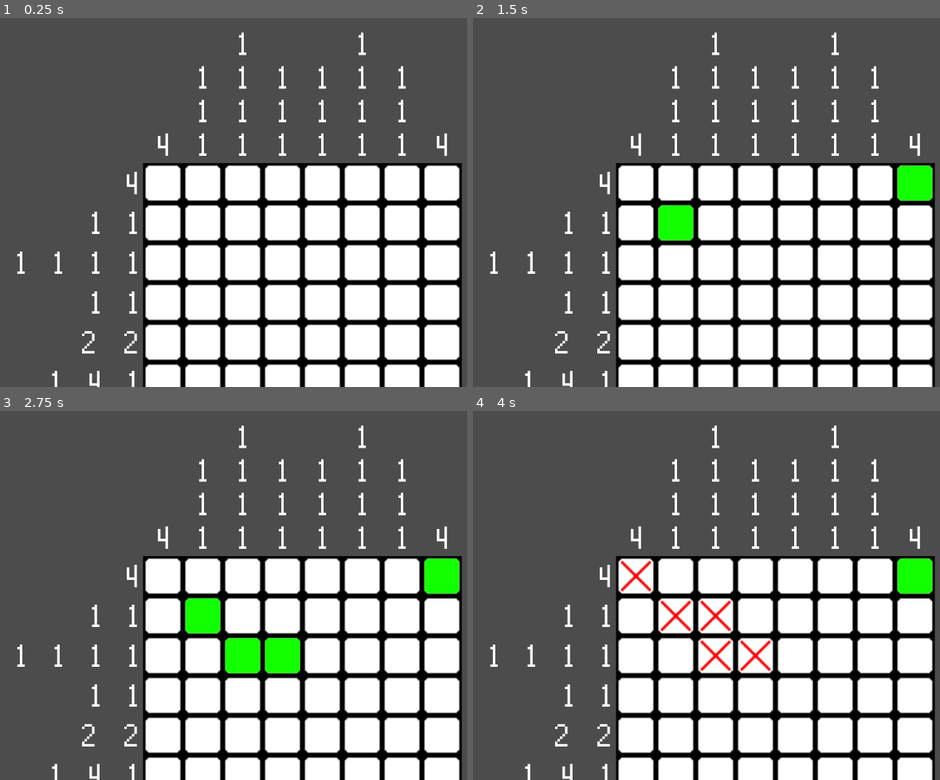
Above: before the commit, frames 1-4 (two rows, left to right).
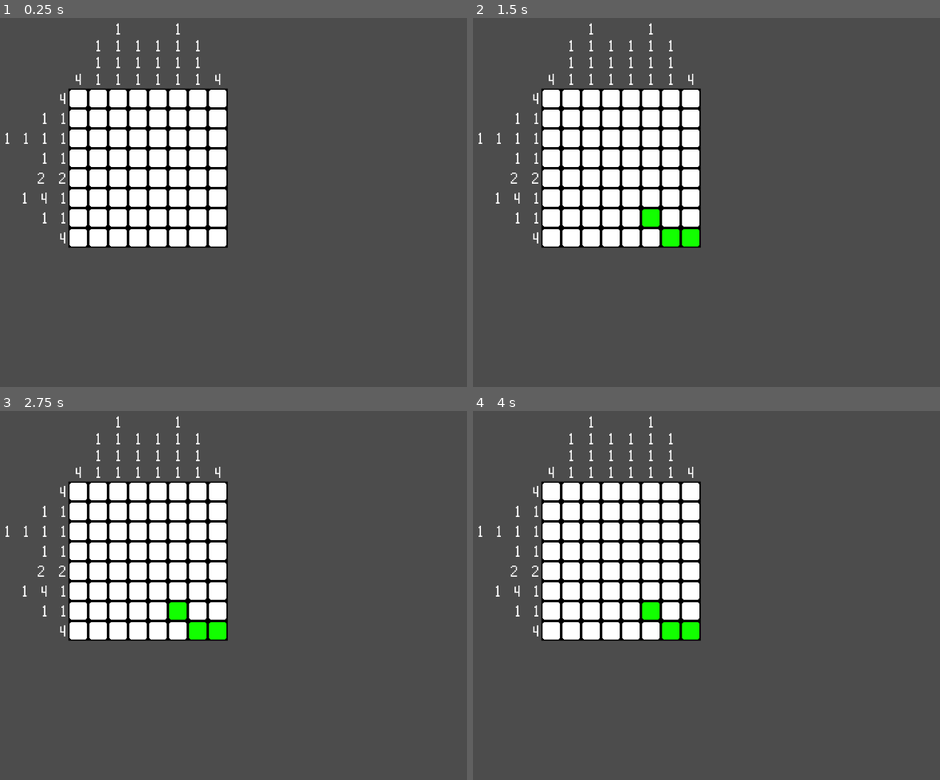
Above: after the commit, the same moments.

Repository: AndrewWilkinson88/LudumDare51
Game: Godot game, scene res://picross/picross.tscn
Two runs of this game, one before a commit and one after it. Both use one fixed random seed, a clock stepped at 60 frames per second and the inputs below.
Inputs (mouse positions are in pixels of both pictures, inside the frame that each line leads up to):
- Up to frame 1 (0.25 s): no input
- Up to frame 2 (1.5 s): tap Enter at 0.5 s; move the mouse to (925, 180) at 0.52 s; click (925, 180) at 0.67 s; tap Space at 1.25 s; drag from (659, 220) to (753, 276) at 1.27 s
- Up to frame 3 (2.75 s): tap Enter at 2 s; move the mouse to (378, 510) at 2.02 s; click (378, 510) at 2.17 s
- Up to frame 4 (4 s): tap Space at 2.75 s; drag from (753, 669) to (594, 536) at 2.77 s; tap Enter at 3.5 s; move the mouse to (outside the picture) at 3.52 s; click (outside the picture) at 3.67 s

The runs differ from the first frame. In frame 1, 52% of the frame differs, in the area x 1-99%, y 1-100%; in frame 2, 52%; in frame 3, 52%; in frame 4, 52%.

Commit message:
Picross now winnable.

Diff:
--- a/picross/PicrossCell.gd
+++ b/picross/PicrossCell.gd
@@ -36,9 +36,11 @@
 	return curState
 
 func setState(cellState):
+	if(curState == cellState):
+		return false
 	curState = cellState
 	setOverlay(curState)
-	pass
+	return true
 
 func setOverlay(cellState ):
 	if(cellState == CELL_STATE.UNDEFINED):
--- a/picross/picross.gd
+++ b/picross/picross.gd
@@ -17,8 +17,8 @@
 var font : DynamicFont
 
 #Holds the Y and X picross arrays.  IE if the image were 0011001100 the array would hold (2,2)
-var curPuzzlePicrossY
-var curPuzzlePicrossX
+var columnPicrossValues
+var rowPicrossValues
 
 var picrossField
 
@@ -26,10 +26,16 @@
 var puzzleWidth :int
 var puzzleHeight :int
 
+var columnCorrectness
+var rowCorrectness
+
+var columnLabels
+var rowLabels
+
 # Called when the node enters the scene tree for the first time.
 func _ready():
-	self.scale.x = 2
-	self.scale.y = 2
+	self.scale.x = 1
+	self.scale.y = 1
 	font = DynamicFont.new()
 	font.font_data = load("res://fonts/rainyhearts.ttf")
 	font.size = 32
@@ -54,18 +60,25 @@
 	puzzleWidth = image.get_width()
 	puzzleHeight = image.get_height()
 
+	columnCorrectness = []
+	for i in puzzleWidth:
+		columnCorrectness.append(false)
+	rowCorrectness = []
+	for i in puzzleHeight:
+		rowCorrectness.append(false)
+
 	var c : Color
 	var chainCounter :int  = 0
 	var firstPerLine :bool
 
-	curPuzzlePicrossX = []
-	curPuzzlePicrossY = []
+	rowPicrossValues = []
+	columnPicrossValues = []
 
 	image.lock()
 
 	# for the Y picross values (the ones going across the columns) we loop through x then y
 	for x in puzzleWidth:
-		curPuzzlePicrossY.append( [])
+		columnPicrossValues.append( [])
 		firstPerLine = true
 		for y in puzzleHeight:
 			# Get the pixel value at this x,y and check if its within our threshold.
@@ -76,21 +89,21 @@
 			# If we have a chainCount of at least 1 and we're either not within threshold
 			# or at the end of line then we're ready to create a full entry for this picross value
 			if chainCounter > 0 && (c.a < THRESHOLD || y == puzzleHeight-1) :
-				curPuzzlePicrossY[x].append( chainCounter)
+				columnPicrossValues[x].append( chainCounter)
 				firstPerLine = false
 				chainCounter = 0
 
 	chainCounter = 0
 
 	for y in puzzleHeight:
-		curPuzzlePicrossX.append( [])
+		rowPicrossValues.append( [])
 		firstPerLine = true
 		for x in puzzleWidth:
 			c = image.get_pixel (x, y )
 			if c.a >= THRESHOLD :
 				chainCounter +=1
 			if chainCounter > 0 && (c.a < THRESHOLD || x == puzzleWidth-1) :
-				curPuzzlePicrossX[y].append( chainCounter)
+				rowPicrossValues[y].append( chainCounter)
 				firstPerLine = false
 				chainCounter = 0
 
@@ -118,35 +131,75 @@
 	pass
 
 func _generatePicrossText():
-
+	columnLabels = []
 	for x in puzzleWidth:
 		var label = Label.new()
+		columnLabels.append(label)
 		label.set("custom_fonts/font", font);
 		label.set_size(Vector2(cellTexture.get_width(), UI_OFFSET-3))
 		label.align = Label.ALIGN_CENTER
 		label.valign = Label.VALIGN_BOTTOM
 		add_child(label)
 		label.set_position(Vector2(UI_OFFSET + x * cellTexture.get_width(), 0))
-		for y in curPuzzlePicrossY[x].size():
-			label.text += str(curPuzzlePicrossY[x][y])
-			if(y != curPuzzlePicrossY[x].size()-1):
+		for y in columnPicrossValues[x].size():
+			label.text += str(columnPicrossValues[x][y])
+			if(y != columnPicrossValues[x].size()-1):
 				label.text += "\n"
 
+	rowLabels = []
 	for y in puzzleHeight:
 		var label = Label.new()
+		rowLabels.append(label)
 		label.set("custom_fonts/font", font);
 		label.set_size(Vector2(UI_OFFSET-3, cellTexture.get_height()))
 		label.align = Label.ALIGN_RIGHT
 		label.valign = Label.VALIGN_CENTER
 		add_child(label)
 		label.set_position( Vector2(0,UI_OFFSET + y * cellTexture.get_height()))
-		for x in curPuzzlePicrossX[y].size():
-			label.text += str(curPuzzlePicrossX[y][x])
-			if(x != curPuzzlePicrossX[y].size()-1):
+		for x in rowPicrossValues[y].size():
+			label.text += str(rowPicrossValues[y][x])
+			if(x != rowPicrossValues[y].size()-1):
 				label.text +=  "  "
 
 	pass
 
+func _checkRowCorrectness(y):
+	var chainCounter : int  = 0
+	var picrossRuleIndex : int = 0
+	for x in puzzleWidth:
+		if picrossField[x][y].getState() == PicrossCell.CELL_STATE.YES:
+			chainCounter +=1
+
+		if chainCounter > 0 && (picrossField[x][y].getState() != PicrossCell.CELL_STATE.YES || x == puzzleWidth-1) :
+			if picrossRuleIndex >= rowPicrossValues[y].size() || rowPicrossValues[y][picrossRuleIndex] != chainCounter:
+				return false
+			else:
+				chainCounter = 0;
+				picrossRuleIndex +=1
+	if picrossRuleIndex != rowPicrossValues[y].size():
+		return false
+	return true
+
+func _checkColumnCorrectness(x):
+	var chainCounter : int  = 0
+	var picrossRuleIndex : int = 0
+	for y in puzzleHeight:
+		if picrossField[x][y].getState() == PicrossCell.CELL_STATE.YES:
+			chainCounter +=1
+
+		if chainCounter > 0 && (picrossField[x][y].getState() != PicrossCell.CELL_STATE.YES || y == puzzleHeight-1) :
+			if picrossRuleIndex >= columnPicrossValues[x].size() || columnPicrossValues[x][picrossRuleIndex] != chainCounter:
+				return false
+			else:
+				chainCounter = 0;
+				picrossRuleIndex +=1
+	if picrossRuleIndex != columnPicrossValues[x].size():
+		print("picross rule index : " + str(picrossRuleIndex) + "   column size : " + str(columnPicrossValues[x].size()))
+		return false
+	return true
+
+
+### INPUT HANDLING!  ############################
 var leftButtonDown : bool = false
 var dragType = PicrossCell.CELL_STATE.UNDEFINED
 var rightButtonDown : bool = false
@@ -170,8 +223,46 @@
 			elif(event.button_index == BUTTON_RIGHT and not event.pressed):
 				rightButtonDown = false
 
+		var changed = false
 		if leftButtonDown and isValidCell:
-			picrossField[x][y].setState(dragType)
+			changed = picrossField[x][y].setState(dragType)
 		if rightButtonDown and isValidCell:
-			picrossField[x][y].setState(PicrossCell.CELL_STATE.NO)
-	pass
+			changed = picrossField[x][y].setState(PicrossCell.CELL_STATE.NO)
+		if changed:
+			_checkCorrectness(x, y)
+	pass
+
+func _checkCorrectness(x, y):
+	print("Checking correctness")
+	var prevColumnCorrectness = columnCorrectness[x]
+	columnCorrectness[x] = _checkColumnCorrectness(x)
+	var prevRowCorrectness = rowCorrectness[y]
+	rowCorrectness[y] =  _checkRowCorrectness(y)
+
+	if !prevRowCorrectness and  rowCorrectness[y] :
+		rowLabels[y].add_color_override("font_color", Color(0,.8,0))
+	elif prevRowCorrectness and  !rowCorrectness[y] :
+		rowLabels[y].add_color_override("font_color", Color(1,1,1))
+
+	if !prevColumnCorrectness and  columnCorrectness[x] :
+		columnLabels[x].add_color_override("font_color", Color(0,.8,0))
+	elif prevColumnCorrectness and !columnCorrectness[x] :
+		columnLabels[x].add_color_override("font_color", Color(1,1,1))
+
+	if(( !prevRowCorrectness or !prevColumnCorrectness) and columnCorrectness[x] and rowCorrectness[y]):
+		if(_checkFullCorrectness()):
+			_win()
+	pass
+
+func _checkFullCorrectness():
+	for c in columnCorrectness :
+		if !c:
+			return false
+	for r in rowCorrectness :
+		if !r:
+			return false
+	return true
+
+func _win():
+	print("you win!")
+	pass
